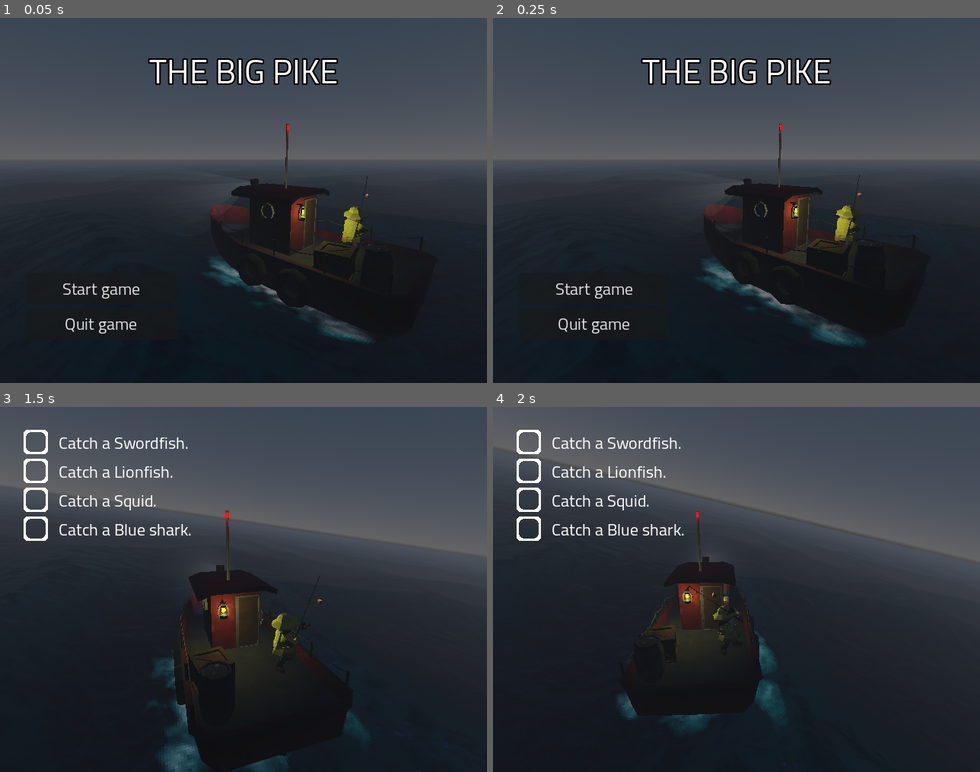
Above: before the commit, frames 1-4 (two rows, left to right).
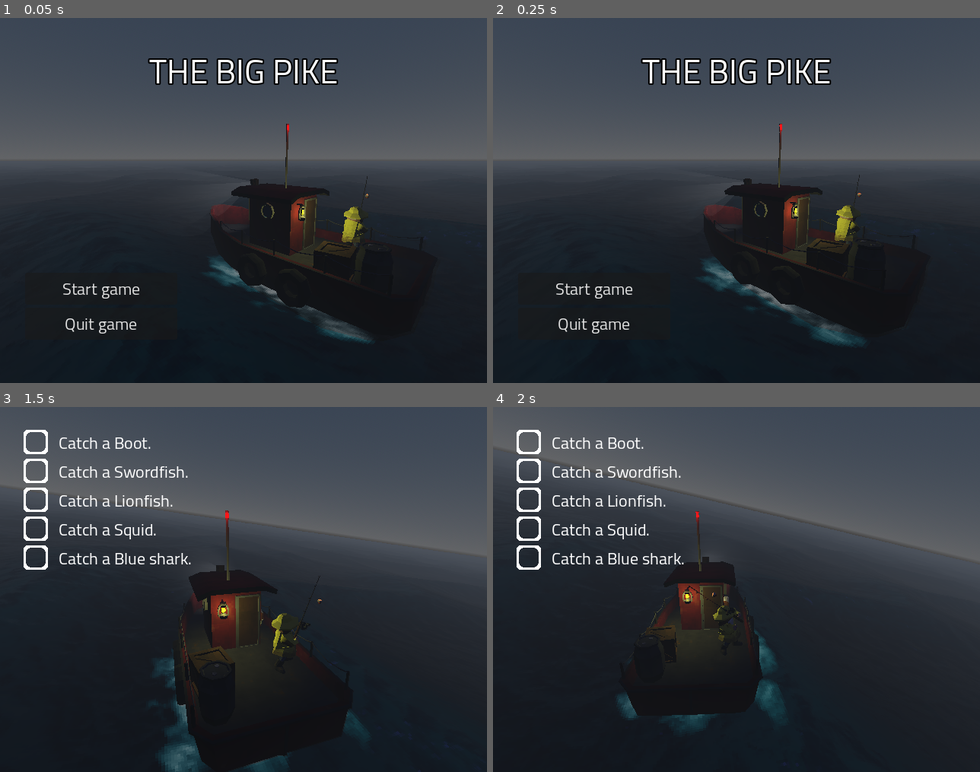
Above: after the commit, the same moments.

Repository: qkas/FGJ2025
Game: Godot game, scene res://scenes/main.tscn
The game is run twice, just before and just after one commit, with the same random seed, the same clock (stepped at 60 frames per second) and the same inputs.
Inputs (mouse positions are in pixels of both pictures, inside the frame that each line leads up to):
- Up to frame 1 (0.05 s): no input
- Up to frame 2 (0.25 s): no input
- Up to frame 3 (1.5 s): click "Start game" at 0.5 s; move the mouse to (350, 571) at 1.27 s; hold D (right) from 1.28 s (still down); tap Space (fish) at 1.35 s
- Up to frame 4 (2 s): keep holding D (right)

The runs differ from the first frame. In frame 3, 1.3% of the frame differs, in the area x 4-40%, y 8-45%; in frame 4, 1.3%.

Commit message:
Added bad ending

Diff:
--- a/entities/fisher/fisher.gd
+++ b/entities/fisher/fisher.gd
@@ -4,8 +4,10 @@
 @onready var bobber: RigidBody3D = $Armature/Skeleton3D/BoneAttachment3D/FishingRod/Bobber
 @onready var bobber_initial_position: Vector3 = bobber.position
 
-@onready var fishables: Array[Node] = $Fishables.get_children()
+@onready var fishables: Array[Node] = bobber.get_node('Fishables').get_children()
 
+var fishable_boat_pos : Vector3
+var current_fishable : Node3D
 var cast_strength : float = 5
 
 var timer_range_min: float = 1
@@ -40,11 +42,19 @@
 func _on_animation_player_animation_finished(anim_name: StringName) -> void:
 	if anim_name == 'fishing_reel':
 		cancel_fishing()
-		$/root/Main.get_random_item()
-		print(animation_player.current_animation)
+
+		current_fishable.hide() # hide from bober
+		var index = current_fishable.get_index()
+		$StaticFishables.get_child(index).show()
 
 func start_reeling() -> void: # on timer timeout
 	bobber.reparent($Armature/Skeleton3D/BoneAttachment3D/FishingRod)
 	bobber.freeze = true
 	bobber.is_flying = false
 	animation_player.play('fishing_reel')
+
+	current_fishable = fishables.pick_random()
+	current_fishable.show()
+	fishable_boat_pos = current_fishable.global_position
+	current_fishable.position = bobber.position
+	current_fishable.rotation = bobber.rotation
--- a/entities/fisher/fisher.tscn
+++ b/entities/fisher/fisher.tscn
@@ -8,6 +8,7 @@
 [ext_resource type="PackedScene" uid="uid://cc82fvh86c1y3" path="res://entities/fish/lionfish/lionfish.tscn" id="6_c0oly"]
 [ext_resource type="PackedScene" uid="uid://ddinmtr2h3t2p" path="res://entities/fish/blueshark/blue_shark.tscn" id="7_mmkhw"]
 [ext_resource type="PackedScene" uid="uid://dfpiix67do6rg" path="res://entities/fish/swordfish/sword_fish.tscn" id="8_4nftq"]
+[ext_resource type="PackedScene" uid="uid://b84vet2214rbf" path="res://entities/fish/squid/squid.tscn" id="9_y8m5v"]
 
 [node name="Fisher" instance=ExtResource("1_if161")]
 script = ExtResource("2_g4r6x")
@@ -16,43 +17,43 @@
 transform = Transform3D(-0.009, -1.35896e-09, 5.94021e-17, 0, -3.93402e-10, -0.009, 1.35896e-09, -0.009, 3.93402e-10, 0, 0, 0)
 
 [node name="Skeleton3D" parent="Armature" index="0"]
-bones/0/position = Vector3(-0.277986, -3.24983, -107.272)
-bones/0/rotation = Quaternion(-0.736219, -0.129513, 0.135833, 0.650198)
-bones/1/rotation = Quaternion(0.00302905, 0.00711956, 5.65938e-05, 0.99997)
-bones/2/rotation = Quaternion(0.049775, 0.014337, 0.0018045, 0.998656)
-bones/3/rotation = Quaternion(0.0497404, 0.0143725, 0.00236316, 0.998656)
-bones/4/rotation = Quaternion(-0.0367603, 0.0412881, 0.00804673, 0.998438)
-bones/5/rotation = Quaternion(0.0622378, 0.0713224, -0.0203278, 0.995302)
-bones/7/rotation = Quaternion(0.579243, 0.36063, -0.662079, 0.309959)
-bones/8/position = Vector3(-8.68364e-07, 28.0209, -2.48279e-05)
-bones/8/rotation = Quaternion(0.216565, 0.269303, 0.280387, 0.895521)
-bones/9/position = Vector3(-1.26965e-06, 40.2809, -3.7681e-06)
+bones/0/position = Vector3(-0.277962, -3.24982, -107.272)
+bones/0/rotation = Quaternion(-0.736219, -0.129511, 0.135831, 0.650198)
+bones/1/rotation = Quaternion(0.0030291, 0.00711945, 5.65631e-05, 0.99997)
+bones/2/rotation = Quaternion(0.0497746, 0.0143397, 0.00177529, 0.998656)
+bones/3/rotation = Quaternion(0.0497404, 0.0143726, 0.00236315, 0.998656)
+bones/4/rotation = Quaternion(-0.0367618, 0.0412868, 0.00801365, 0.998439)
+bones/5/rotation = Quaternion(0.0622395, 0.0712693, -0.0203244, 0.995306)
+bones/7/rotation = Quaternion(0.579243, 0.36063, -0.66208, 0.309959)
+bones/8/position = Vector3(-5.59202e-07, 28.0209, 1.46102e-06)
+bones/8/rotation = Quaternion(0.216565, 0.269303, 0.280387, 0.895522)
+bones/9/position = Vector3(-6.59742e-07, 40.2809, -1.94158e-05)
 bones/9/rotation = Quaternion(-0.0302255, -0.0359655, 0.677367, 0.734144)
 bones/9/scale = Vector3(1, 1, 1)
-bones/10/position = Vector3(1.66893e-06, 35.0678, 4.74043e-06)
-bones/11/position = Vector3(-12.8994, 16.3737, 0.0775358)
-bones/11/rotation = Quaternion(0.674231, -0.283209, 0.558898, 0.390947)
+bones/10/position = Vector3(7.15255e-07, 35.0678, 1.8794e-06)
+bones/11/position = Vector3(-12.8993, 16.3738, 0.0775319)
+bones/11/rotation = Quaternion(0.674231, -0.283209, 0.558898, 0.390946)
 bones/11/scale = Vector3(1, 1, 1)
-bones/12/position = Vector3(6.60747e-07, 27.982, 2.27483e-05)
+bones/12/position = Vector3(-1.4921e-07, 27.982, 6.06978e-06)
 bones/12/rotation = Quaternion(0.162042, -0.186407, -0.42513, 0.870781)
-bones/13/position = Vector3(1.51312e-06, 40.2481, 8.19796e-06)
-bones/13/rotation = Quaternion(-0.0174719, 0.0350273, -0.661631, 0.748807)
-bones/14/position = Vector3(1.09673e-05, 35.0722, 3.53158e-06)
-bones/15/rotation = Quaternion(0.0243033, 0.127848, 0.989044, -0.0696838)
+bones/13/position = Vector3(-5.59727e-06, 40.2481, 5.13589e-07)
+bones/13/rotation = Quaternion(-0.0174721, 0.0350273, -0.661631, 0.748807)
+bones/14/position = Vector3(2.38419e-06, 35.0722, -2.83125e-07)
+bones/15/rotation = Quaternion(0.0243002, 0.127849, 0.989044, -0.0696839)
 bones/15/scale = Vector3(1.00001, 1, 1)
-bones/16/rotation = Quaternion(-0.256568, -0.076413, 0.0483511, 0.962287)
-bones/17/rotation = Quaternion(0.480071, -0.0352696, -0.0257065, 0.876143)
-bones/18/rotation = Quaternion(0.340629, -0.0773391, 0.025422, 0.936667)
+bones/16/rotation = Quaternion(-0.256571, -0.0764129, 0.0483516, 0.962286)
+bones/17/rotation = Quaternion(0.480073, -0.0352699, -0.0257068, 0.876142)
+bones/18/rotation = Quaternion(0.340628, -0.0773386, 0.0254221, 0.936667)
 bones/18/scale = Vector3(1, 1, 1)
-bones/20/rotation = Quaternion(-0.139754, -0.128656, 0.976835, 0.0985388)
-bones/21/rotation = Quaternion(-0.149973, 0.0788858, -0.0415403, 0.984662)
-bones/22/rotation = Quaternion(0.545319, 0.288831, 0.0281352, 0.786392)
+bones/20/rotation = Quaternion(-0.139754, -0.128656, 0.976835, 0.0985391)
+bones/21/rotation = Quaternion(-0.149973, 0.0788853, -0.0415402, 0.984662)
+bones/22/rotation = Quaternion(0.545319, 0.288831, 0.0281361, 0.786392)
 bones/22/scale = Vector3(1, 1, 1)
-bones/23/position = Vector3(4.88013e-07, 35.4022, -2.52613e-06)
-bones/23/rotation = Quaternion(0.324351, 0.0781209, -0.0250961, 0.942371)
+bones/23/position = Vector3(2.15771e-06, 35.4022, -3.50113e-06)
+bones/23/rotation = Quaternion(0.324349, 0.0781219, -0.0250964, 0.942372)
 
 [node name="BoneAttachment3D" type="BoneAttachment3D" parent="Armature/Skeleton3D" index="1"]
-transform = Transform3D(0.376281, -0.743915, -0.552272, 0.312708, 0.663074, -0.680108, 0.872139, 0.0832119, 0.48213, 21.7498, 38.3085, -122.476)
+transform = Transform3D(0.376234, -0.743915, -0.552304, 0.312689, 0.663078, -0.680113, 0.872166, 0.0831822, 0.482086, 21.7492, 38.3081, -122.475)
 bone_name = "mixamorig_LeftHand"
 bone_idx = 10
 
@@ -63,6 +64,29 @@
 transform = Transform3D(0.999482, -0.00637488, 0.031619, 0.0171266, 0.935567, -0.352738, -0.0273324, 0.353095, 0.935191, 0.0359779, 2.04586, -0.578226)
 mass = 1.0
 buoyancy_power = 2.0
+
+[node name="Fishables" type="Node3D" parent="Armature/Skeleton3D/BoneAttachment3D/FishingRod/Bobber" index="8"]
+transform = Transform3D(0.999999, 0.00041931, 0.000279535, -0.000419133, 1, -0.000212345, -0.000279389, 0.000212651, 1, -0.0769009, -3.2053, -0.109475)
+
+[node name="Boot" parent="Armature/Skeleton3D/BoneAttachment3D/FishingRod/Bobber/Fishables" index="0" instance=ExtResource("5_gp521")]
+transform = Transform3D(0.0216566, 0.945756, -0.324156, -0.998133, 0.00193304, -0.0610445, -0.0571067, 0.324873, 0.944032, 1.78606, 0.650067, 2.6598)
+visible = false
+
+[node name="Lionfish" parent="Armature/Skeleton3D/BoneAttachment3D/FishingRod/Bobber/Fishables" index="1" instance=ExtResource("6_c0oly")]
+transform = Transform3D(0.574028, -0.0178012, 0.818642, 0.0378798, 0.99927, -0.00483223, -0.81796, 0.0337839, 0.574283, 0.783354, 0.37095, 1.39374)
+visible = false
+
+[node name="BlueShark" parent="Armature/Skeleton3D/BoneAttachment3D/FishingRod/Bobber/Fishables" index="2" instance=ExtResource("7_mmkhw")]
+transform = Transform3D(-0.191092, 0.0110559, 0.673322, 0.0313355, 0.699293, -0.00258925, -0.672683, 0.0294345, -0.191394, 1.1521, 0.375816, 3.72916)
+visible = false
+
+[node name="Swordfish" parent="Armature/Skeleton3D/BoneAttachment3D/FishingRod/Bobber/Fishables" index="3" instance=ExtResource("8_4nftq")]
+transform = Transform3D(-0.476905, 0.00494431, 0.878941, 0.0646711, 0.997472, 0.0294788, -0.876573, 0.0709007, -0.476019, -0.619289, -0.0980831, 3.31238)
+visible = false
+
+[node name="Squid" parent="Armature/Skeleton3D/BoneAttachment3D/FishingRod/Bobber/Fishables" index="4" instance=ExtResource("9_y8m5v")]
+transform = Transform3D(-0.0582997, -0.0089923, 0.998259, 0.0588763, 0.998188, 0.0124301, -0.996562, 0.0594984, -0.0576647, -4.16147, 0.0321548, 1.94096)
+visible = false
 
 [node name="AnimationPlayer" parent="." index="1"]
 unique_name_in_owner = true
@@ -77,21 +101,30 @@
 wait_time = 1.45
 one_shot = true
 
-[node name="Fishables" type="Node3D" parent="." index="4"]
-transform = Transform3D(0.898292, -0.0229127, 0.0504988, 0.0212176, 0.899231, 0.030594, -0.0512343, -0.0293448, 0.898064, -0.0280221, 2.38796, -1.48418)
+[node name="StaticFishables" type="Node3D" parent="." index="4"]
+transform = Transform3D(0.898292, -0.0229127, 0.0504988, 0.0212176, 0.899231, 0.030594, -0.0512343, -0.0293448, 0.898064, -0.0280221, -0.499621, -1.48418)
 
-[node name="Boot" parent="Fishables" index="0" instance=ExtResource("5_gp521")]
+[node name="Boot" parent="StaticFishables" index="0" instance=ExtResource("5_gp521")]
+transform = Transform3D(0.0216566, 0.945756, -0.324156, -0.998133, 0.00193304, -0.0610445, -0.0571067, 0.324873, 0.944032, 1.78606, 0.650067, 2.6598)
 visible = false
 
-[node name="Lionfish" parent="Fishables" index="1" instance=ExtResource("6_c0oly")]
+[node name="Lionfish" parent="StaticFishables" index="1" instance=ExtResource("6_c0oly")]
+transform = Transform3D(0.574028, -0.0178012, 0.818642, 0.0378798, 0.99927, -0.00483223, -0.81796, 0.0337839, 0.574283, 0.783354, 0.37095, 1.39374)
 visible = false
 
-[node name="BlueShark" parent="Fishables" index="2" instance=ExtResource("7_mmkhw")]
+[node name="BlueShark" parent="StaticFishables" index="2" instance=ExtResource("7_mmkhw")]
+transform = Transform3D(-0.191092, 0.0110559, 0.673322, 0.0313355, 0.699293, -0.00258925, -0.672683, 0.0294345, -0.191394, 1.1521, 0.375816, 3.72916)
 visible = false
 
-[node name="Swordfish" parent="Fishables" index="3" instance=ExtResource("8_4nftq")]
+[node name="Swordfish" parent="StaticFishables" index="3" instance=ExtResource("8_4nftq")]
+transform = Transform3D(-0.476905, 0.00494431, 0.878941, 0.0646711, 0.997472, 0.0294788, -0.876573, 0.0709007, -0.476019, -0.619289, -0.0980831, 3.31238)
+visible = false
+
+[node name="Squid" parent="StaticFishables" index="4" instance=ExtResource("9_y8m5v")]
+transform = Transform3D(-0.0582997, -0.00899229, 0.998259, 0.0588763, 0.998188, 0.0124301, -0.996562, 0.0594984, -0.0576647, -1.67573, 0.851748, 2.10955)
 visible = false
 
 [connection signal="on_bobber_landed" from="Armature/Skeleton3D/BoneAttachment3D/FishingRod/Bobber" to="." method="start_timer"]
+[connection signal="animation_finished" from="AnimationPlayer" to="." method="_on_animation_player_animation_finished"]
 [connection signal="timeout" from="FishingTimer" to="." method="start_reeling"]
 [connection signal="timeout" from="CastingTimer" to="." method="throw_hook"]
--- a/scenes/chasing_pike.gd
+++ b/scenes/chasing_pike.gd
@@ -8,11 +8,29 @@
 var game_over : bool = false
 
 func _process(delta: float) -> void:
+	if not $/root/Main.game_started:
+		return
+
 	if position.distance_to(boat.position) < 7 and not game_over:
 		boat.get_node("Pike/AnimationPlayer").play("attack")
-		game_over = true
+		var timer = Timer.new()
+		get_tree().root.add_child(timer)
+		timer.start(0.7)
+		timer.timeout.connect(hide_boat)
+		var timer2 = Timer.new()
+		get_tree().root.add_child(timer2)
+		timer2.start(2)
+		timer2.timeout.connect(end_game)
 
-func _physics_process(delta: float) -> void:
+func hide_boat():
+	$"../../Boat".hide()
+
+func end_game():
+	get_tree().reload_current_scene()
+
+func _physics_process(_delta: float) -> void:
+	if not $/root/Main.game_started:
+		return
 	var current_location = global_transform.origin
 	var next_location = nav_agent.get_next_path_position()
 	var new_velocity = (next_location - current_location).normalized() * SPEED
--- a/scenes/main.gd
+++ b/scenes/main.gd
@@ -5,7 +5,7 @@
 
 const TASK_ENTRY = preload("res://ui/task_entry.tscn")
 
-var fishes: Array[String] = ['Swordfish', 'Lionfish', 'Squid', 'Blue shark']
+var fishes: Array[String] = ['Boot', 'Swordfish', 'Lionfish', 'Squid', 'Blue shark']
 
 var is_pike_roaming: bool = false
 
--- a/scenes/main.tscn
+++ b/scenes/main.tscn
@@ -65,6 +65,7 @@
 min_max_rotation = Vector3(1, 6, 1)
 
 [node name="Pike" parent="Boat" instance=ExtResource("4_ke2xv")]
+transform = Transform3D(1.15911, -0.310582, 0, 0.310582, 1.15911, 0, 0, 0, 1.2, 4, -50, 0)
 
 [node name="CanvasLayer" type="CanvasLayer" parent="."]
 
Not shown: 1 places in entities/fisher/fisher.tscn that only renumber resources
